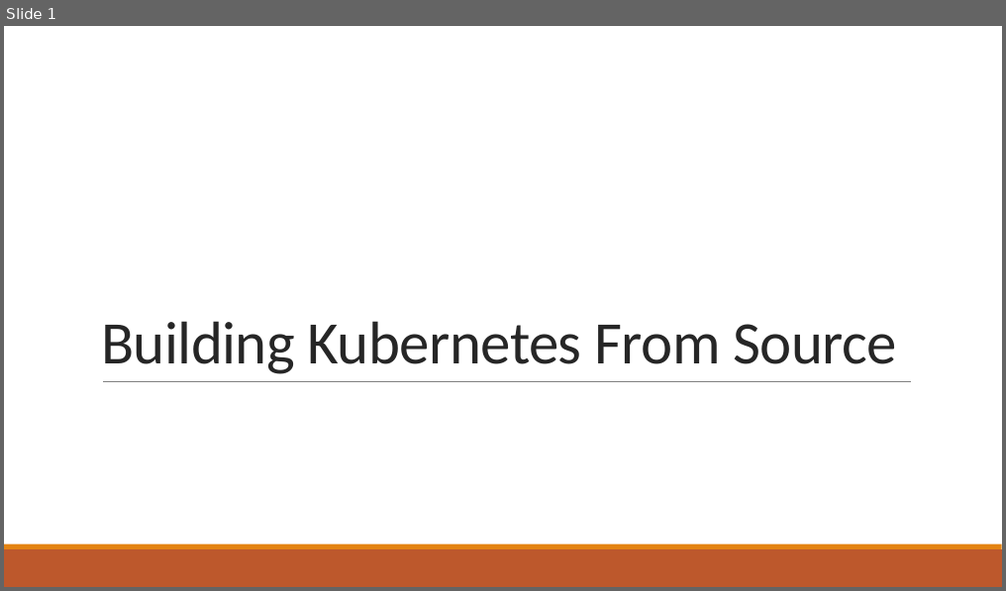
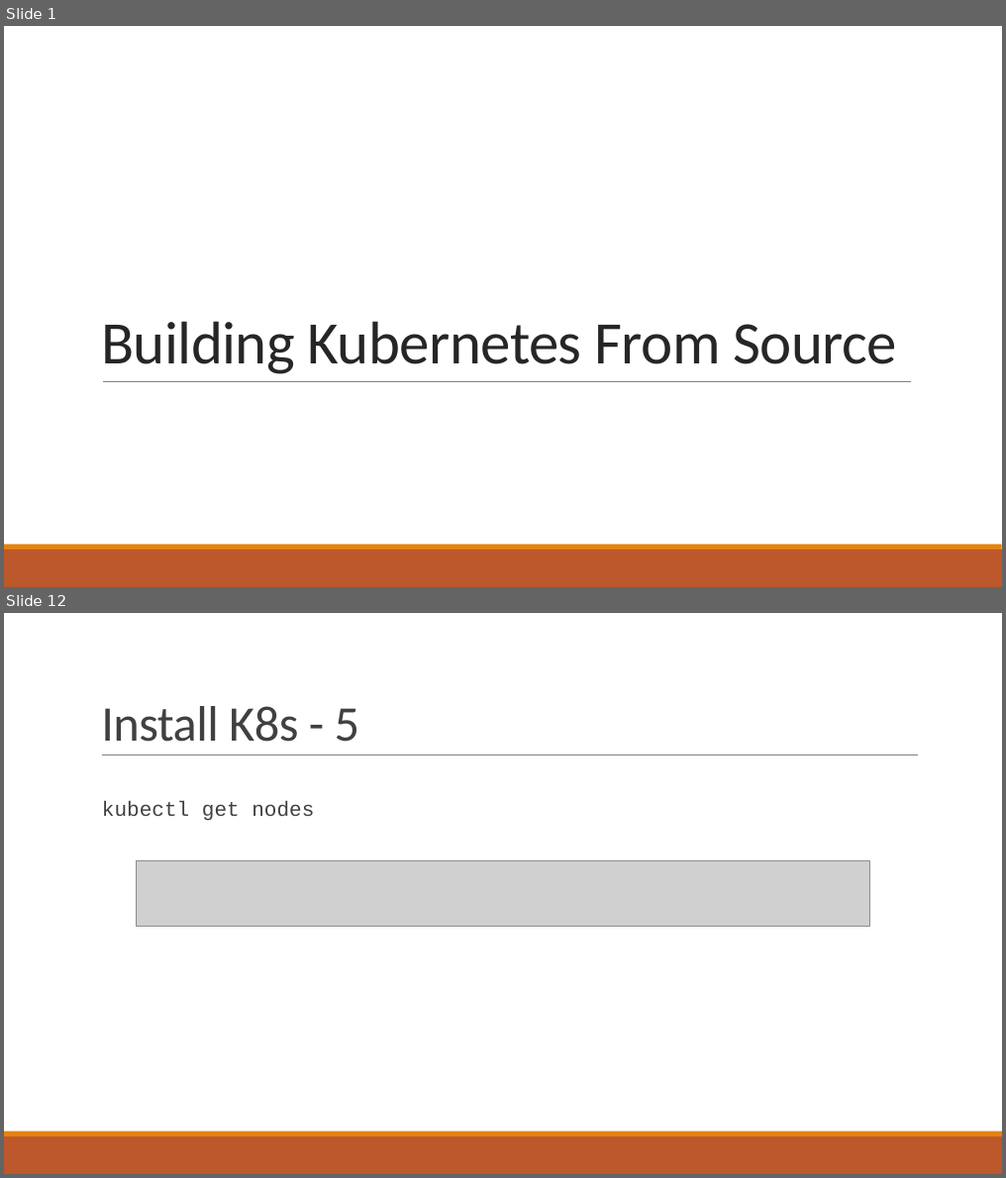
Before and after one commit to Beomsu-Seo/graduation-thesis, a slide deck: docs/Building Kubernetes From Source.pptx. Shown one above the other, each under a label of ours: slide 1 before the commit, slides 1 and 12 after it; the slides between them are not shown. The pictures are 1006x591 and 1006x1178 pixels, drawn with LibreOffice and Linux fonts; fonts in the diff are those of the drawing; grey boxes stand for pictures. Boxes give left, top, right and bottom in pixels: in the first picture for what was removed or moved away, otherwise in the second. Text is boxed around its words. In the diff, an @@ line names an element or a change of style, - is before the commit and + after.

```diff
--- a/docs/Building Kubernetes From Source.pptx
+++ b/docs/Building Kubernetes From Source.pptx
@@ slide 12 added at [4,613,1002,1174], background #FFFFFF; not listed: 2 template elements that a slide beside it also shows @@
@@ title added at [101,706,359,742], 48 pt, text #404040 @@
+Install K8s - 5
@@ line added from (102, 756) to (918, 756), #808080 0.5 pt @@
@@ text added at [102,801,314,821], 20 pt, text #404040 @@
+kubectl get nodes
@@ picture added at [136,861,870,926] @@
```
Also in this commit, not shown: 3 slides changed, 13 other slides added, 3 slides removed.
